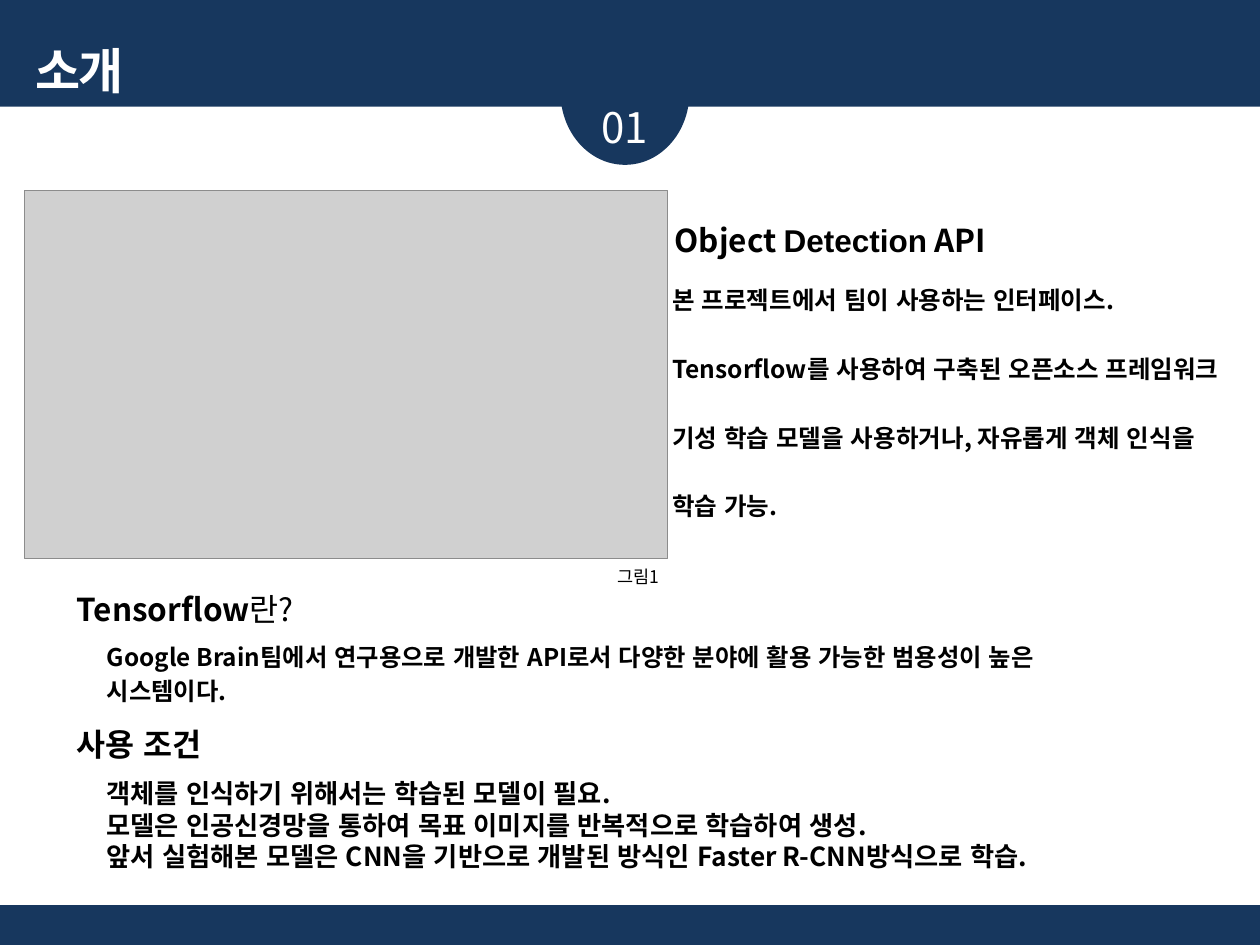
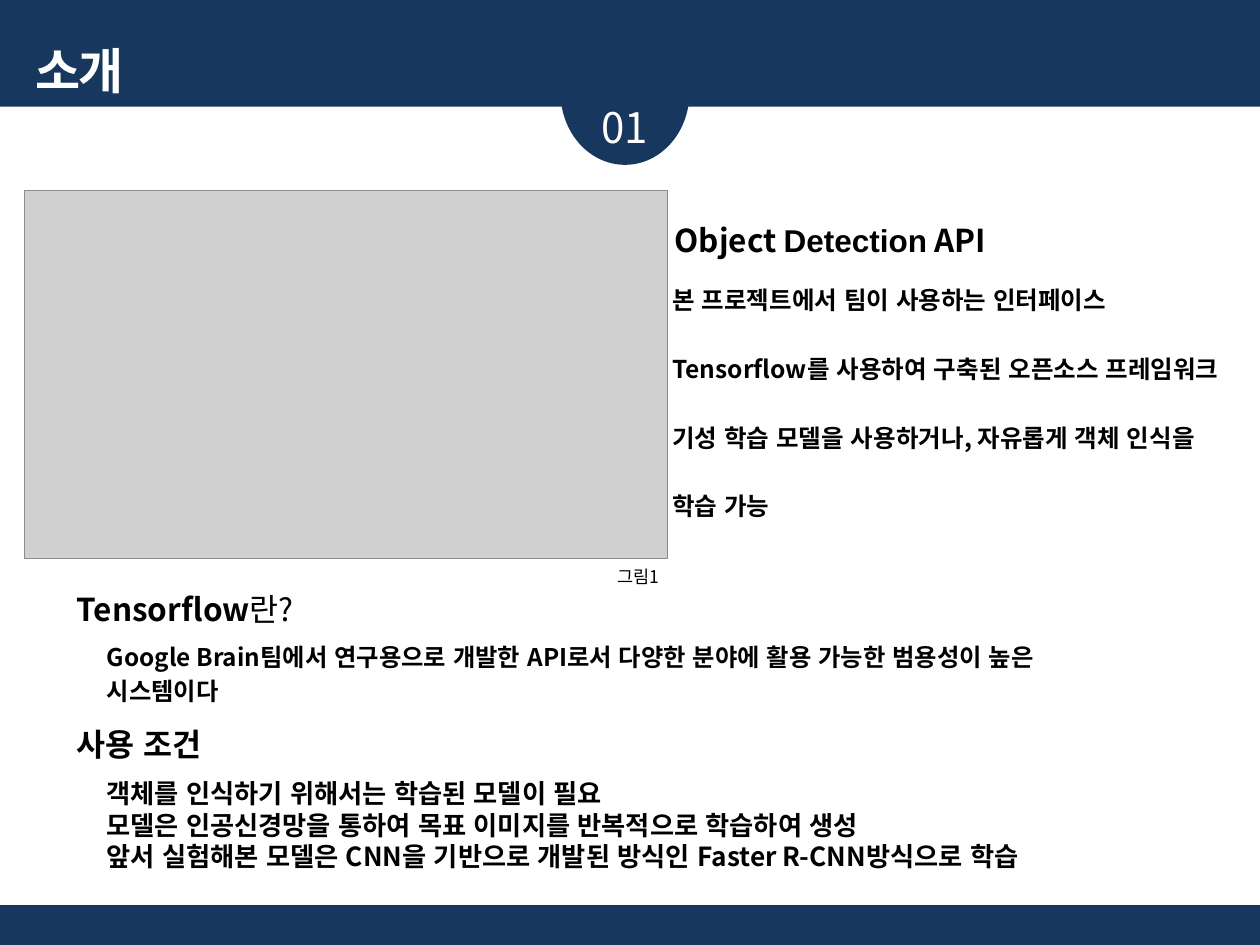
Before and after one commit to jinujeon/ICE_CAP, a slide deck: slide 3 of Docs/201402750 임광효/개인조사_201402750_임광효.pptx. Drawn at 1260x945 pixels with LibreOffice and Linux fonts; fonts in the diff are those of the drawing; grey boxes stand for pictures. Boxes give left, top, right and bottom in pixels: in the first picture for what was removed or moved away, otherwise in the second. Text is boxed around its words. In the diff, an @@ line names an element or a change of style, - is before the commit and + after.

Commit message:
FINAL UPDATE

```diff
--- a/Docs/201402750 임광효/개인조사_201402750_임광효.pptx
+++ b/Docs/201402750 임광효/개인조사_201402750_임광효.pptx
@@ text at (672, 288, 1106, 312): text changed @@
-본 프로젝트에서 팀이 사용하는 인터페이스.
+본 프로젝트에서 팀이 사용하는 인터페이스
@@ text at (672, 494, 769, 518): text changed @@
-학습 가능.
+학습 가능
@@ text at (107, 679, 219, 703): text changed @@
-시스템이다.
+시스템이다
@@ text at (107, 781, 1018, 869): text changed @@
-객체를 인식하기 위해서는 학습된 모델이 필요.
-모델은 인공신경망을 통하여 목표 이미지를 반복적으로 학습하여 생성.
-앞서 실험해본 모델은 CNN을 기반으로 개발된 방식인 Faster R-CNN방식으로 학습.
+객체를 인식하기 위해서는 학습된 모델이 필요
+모델은 인공신경망을 통하여 목표 이미지를 반복적으로 학습하여 생성
+앞서 실험해본 모델은 CNN을 기반으로 개발된 방식인 Faster R-CNN방식으로 학습
```
Also in this commit, not shown: 4 other slides changed, 2 slides added.
